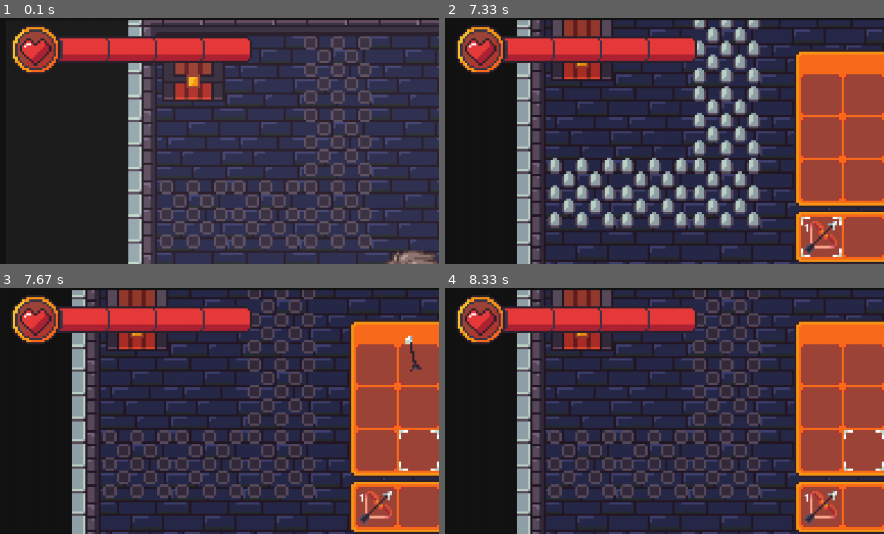
Above: before the commit, frames 1-4 (two rows, left to right).
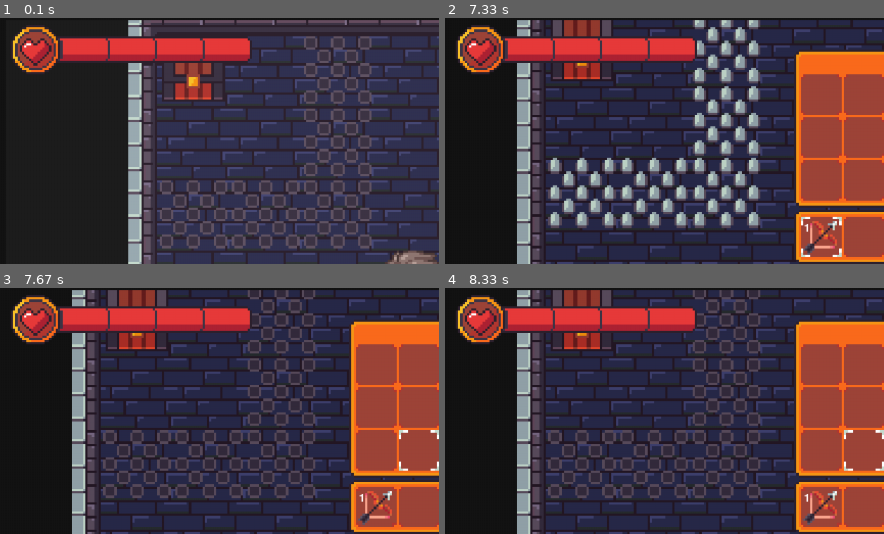
Above: after the commit, the same moments.

Repository: CyberSurge-Dev/PygameTesting
Game: pygame game, started from main.py
Two runs of this game, one before a commit and one after it. Both use one fixed random seed, a clock stepped at 60 frames per second and the inputs below.
Inputs (mouse positions are % of the whole screen's width and height, from its top left):
- Up to frame 1 (0.1 s): no input
- Up to frame 2 (7.33 s): hold D 0.33-0.8 s; hold W 0.83-1.13 s; hold D 1.17-1.63 s; tap 4 at 1.32, 3.88, 6.45 s; hold A 1.67-2.2 s; tap 2 at 1.82, 3.05, 4.55, 6.95 s; hold S 2.23-2.53 s; tap 3 at 2.38, 3.48, 5.95 s; tap E at 2.57 s; hold A 2.9-3.3 s; hold W 3.33-3.7 s; hold D 3.73-4.37 s; hold S 4.4-4.77 s; tap I at 4.8 s; click (42, 15) at 5.18 s; click (42, 44) at 5.52 s; hold A 5.8-6.27 s; hold D 6.3-6.77 s; hold W 6.8-7.1 s; tap 1 at 7.13 s
- Up to frame 3 (7.67 s): click (47, 33) at 7.52 s
- Up to frame 4 (8.33 s): hold D 7.8-8.27 s; tap 2 at 7.95 s; hold A from 8.3 s (still down)
The pictures show only the part of the screen within x 0-50%, y 0-50%; the shares and areas given below are measured in that part.

Frames 1-2 are identical in both runs. In frame 3, 0.2% of the frame differs, in the area x 92-97%, y 19-35%; in frame 4, nothing differs.

Commit message:
Fixed textbox issue by moving textboxes to the top of the screen. Created a new save for the game, and moved around some older tilemaps.

Diff:
--- /dev/null
+++ b/data/saves/trial_chambers/metadata.json
@@ -0,0 +1,4 @@
+{
+    "title" : "Hackathon Test Save",
+    "time-played" : 0
+}
--- /dev/null
+++ b/data/saves/trial_chambers/rooms.json
@@ -0,0 +1,22 @@
+{
+    "0" : {
+        "room" : "main_room.json",
+        "doors" : {
+            "0" : "1",
+            "1" : "2",
+            "2" : "3"
+        } ,
+        "meta" : {
+
+        }
+    },
+    "1" : {
+        "room" : "hallway.json",
+        "doors" : {
+            "0" : "0"
+        },
+        "meta" : {
+
+        }
+    }
+}
--- a/main.py
+++ b/main.py
@@ -73,7 +73,7 @@
         self.scale = (self.sWidth / self.display.get_width(), self.sHeight / self.display.get_height())
         self.dPos = DisplayPositions((self.display.get_width(), self.display.get_height()))
 
-        self.gameManager = GameManager('data/saves/test_save', self.tilemap, self)
+        self.gameManager = GameManager('data/saves/trial_chambers', self.tilemap, self)
         self.player = Player(self, (128, 128), (32, 32), (12, 20), self.gameManager)
 
         self.clock = pygame.time.Clock() # Create the game clock
--- a/scripts/entities.py
+++ b/scripts/entities.py
@@ -247,14 +247,15 @@
     def render(self, disp, offset=(0, 0)):
         """Render player and HUD elements."""
         super().render(disp, offset)
-        # Render the HUD items
-        self.hud.render(disp)
         if self.interaction:
             blit(disp, self.assetMap.gui['interaction'], (self.pos[0]-offset[0], self.pos[1]-offset[1]))
 
         # Render the projectiles
         for projectile in self.projectiles:
             projectile.render(disp, offset)
+
+        # Render the HUD items
+        self.hud.render(disp)
 
 class Enemy(PhysicsEntity):
     """Class for enemies"""
--- a/scripts/gameItems.py
+++ b/scripts/gameItems.py
@@ -27,6 +27,8 @@
         self.show_when_held = show_when_held
         self.meta = meta
 
+        self.hidden = False
+
     def update(self):
         """Updates the items attributes (ex: Give holder health boost)."""
         for attribute in self.attributes:
@@ -38,7 +40,7 @@
             self.interaction(self, *args)
 
     def hide(self):
-        self.icon = pygame.Surface((0, 0))
+        self.hidden = True
 
     def is_interactable(self):
         return self.interaction != None
--- a/scripts/guiElements.py
+++ b/scripts/guiElements.py
@@ -201,7 +201,6 @@
 
     def close(self):
         self.delete = True
-        print("removed.")
 
     def check_events(self, event):
         self.button.check_events(event)
@@ -209,7 +208,7 @@
     def render(self, disp):
         super().render(disp)
         if self.center:
-            temp_pos = [self.center_pos[0]+self.padding, self.center_pos[1]+self.padding//2]
+            temp_pos = [self.center_pos[0]+self.padding, self.center_pos[1]+self.padding-2]
             for font in self.text:
                 render_font(font, self.scale, temp_pos)
                 temp_pos[1] += self.font.get_height()//self.scale[1]+2
--- a/scripts/interactions.py
+++ b/scripts/interactions.py
@@ -24,8 +24,12 @@
         tile.meta['opened'] = True
         player.gameManager.add_meta(tile.pos, {'opened' : True})
         tile.variant = 1
+        # Display a message fro the player
+        player.hud.add(str(tile.pos), ClosableTextBox((player.game.dPos.TOP_CENTER[0], 42), player.game.scale, player.assetMap.gui['text-box'], player.assetMap.gui['close'],
+                                                      [f"I got a {player.tilemap.assetMap.items[tile.meta.get('item', 'NaI')].display_name}!"]))
     else:
-        player.hud.add(str(tile.pos), ClosableTextBox(player.game.dPos.BOTTOM_CENTER, player.game.scale, player.assetMap.gui['text-box'], player.assetMap.gui['close'], ["This chest is empty!"]))
+        # Display a message fro the player
+        player.hud.add(str(tile.pos), ClosableTextBox((player.game.dPos.TOP_CENTER[0], 42), player.game.scale, player.assetMap.gui['text-box'], player.assetMap.gui['close'], ["This chest is empty!"]))
 
 def check_chest_state(tile, *args):
     """Check the state of the chest, set variant"""
@@ -52,7 +56,7 @@
 def show_text_box(item, player):
     """Shows a textbox to the screen with the text passed in"""
     print("Text-Box")
-    player.hud.add(str(item.pos), ClosableTextBox(player.game.dPos.BOTTOM_CENTER, player.game.scale, player.assetMap.gui['text-box'], player.assetMap.gui['close'], item.meta['text']))
+    player.hud.add(str(item.pos), ClosableTextBox((player.game.dPos.TOP_CENTER[0], 42), player.game.scale, player.assetMap.gui['text-box'], player.assetMap.gui['close'], item.meta['text']))
     print("CALLED RENDER")
 
 def on_interact_trash(item, player):
--- a/scripts/newTilemap.py
+++ b/scripts/newTilemap.py
@@ -171,7 +171,7 @@
         """Returns a list of Item objects that collide with the passed in Rect"""
         return [
             item for pos, item in self.items.items()
-            if pygame.Rect(pos[0]*self.tile_size, pos[1]*self.tile_size, item.icon.get_width(), item.icon.get_height()).colliderect(rect)
+            if pygame.Rect(pos[0]*self.tile_size, pos[1]*self.tile_size, item.icon.get_width(), item.icon.get_height()).colliderect(rect) and not item.hidden
         ]
 
     def closest_interactable_tile(self, pos):
@@ -236,5 +236,6 @@
             blit(disp, dec, (pos[0] * self.tile_size - offset[0],
                              pos[1] * self.tile_size - offset[1]))
         for pos, item in self.items.items():
-            blit(disp, item.icon, (pos[0] * self.tile_size - offset[0],
-                                   pos[1] * self.tile_size - offset[1]))
+            if not item.hidden:
+                blit(disp, item.icon, (pos[0] * self.tile_size - offset[0],
+                                    pos[1] * self.tile_size - offset[1]))
Renamed: data/rooms/bedroom_left.json -> data/rooms/legacy_tilemaps/bedroom_left.json
Renamed: data/rooms/bedroom_right.json -> data/rooms/legacy_tilemaps/bedroom_right.json
Renamed: data/rooms/closet.json -> data/rooms/legacy_tilemaps/closet.json
Renamed: data/rooms/example_tilemap.json -> data/rooms/legacy_tilemaps/example_tilemap.json
Renamed: data/rooms/plant_room.json -> data/rooms/legacy_tilemaps/plant_room.json
Renamed: data/rooms/test_room.json -> data/rooms/legacy_tilemaps/test_room.json
Renamed: data/rooms/trash_room.json -> data/rooms/legacy_tilemaps/trash_room.json
